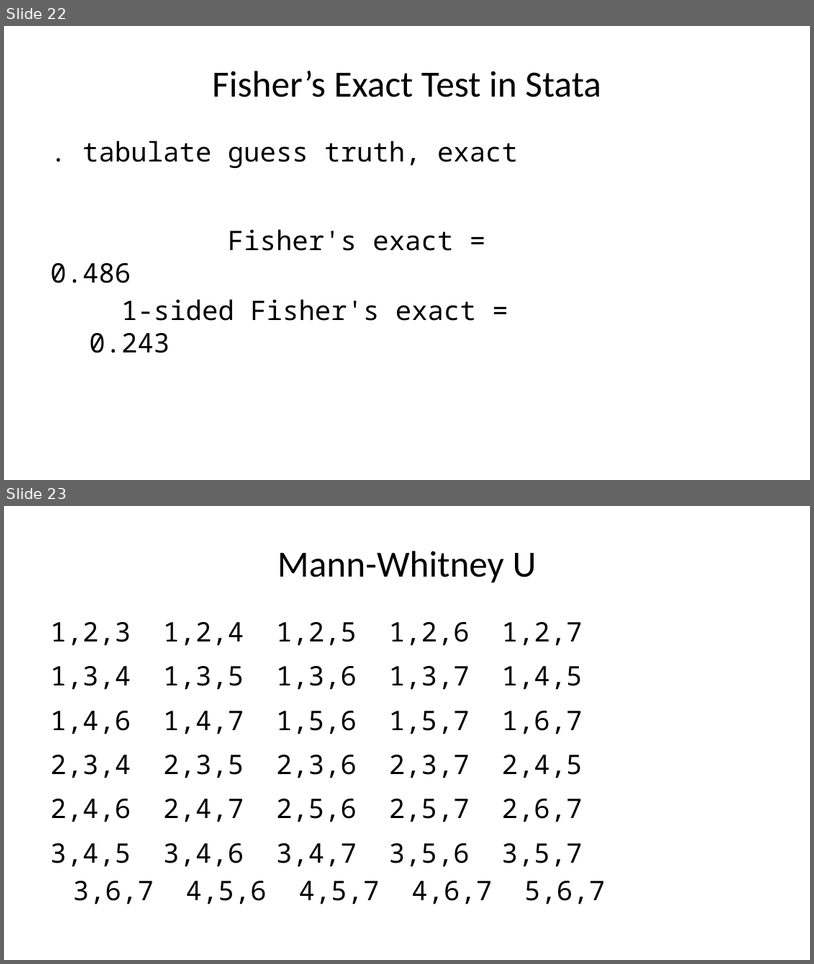
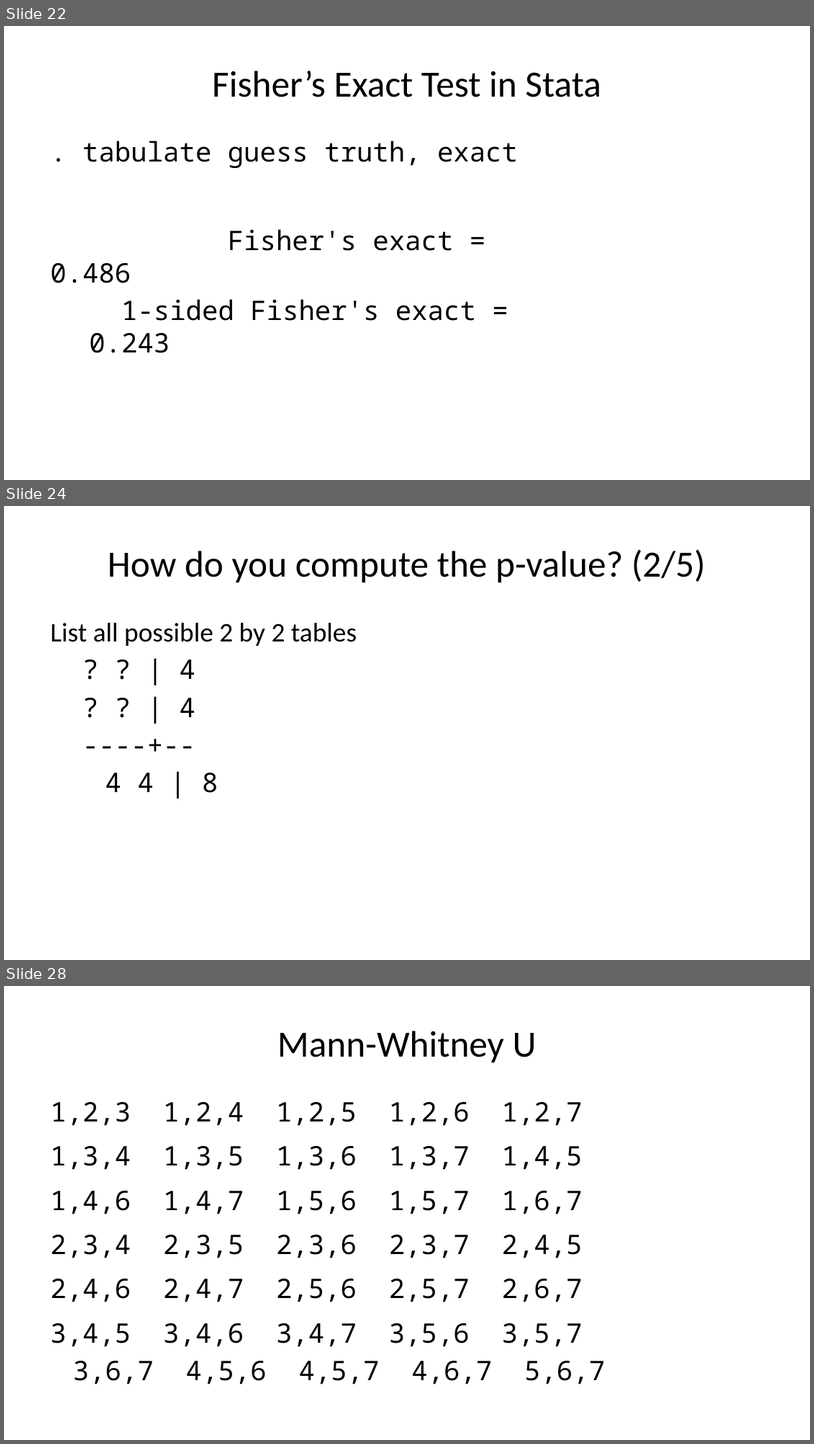
Before and after one commit to pmean/talks, a slide deck: exact-tests/results/exact-and-randomization-tests.pptx. Shown one above the other, each under a label of ours: slides 22 and 23 before the commit, slides 22, 24 and 28 after it; the slides between them are not shown. The pictures are 814x964 and 814x1444 pixels, drawn with LibreOffice and Linux fonts; fonts in the diff are those of the drawing. Boxes give left, top, right and bottom in pixels: in the first picture for what was removed or moved away, otherwise in the second. Text is boxed around its words. In the diff, an @@ line names an element or a change of style, - is before the commit and + after.

```diff
--- a/exact-tests/results/exact-and-randomization-tests.pptx
+++ b/exact-tests/results/exact-and-randomization-tests.pptx
@@ slide 24 added at [4, 506, 810, 960], background #FFFFFF @@
@@ title added at [108, 549, 706, 583], 44 pt, text #000000 @@
+How do you compute the p-value? (2/5)
@@ text added at [50, 623, 357, 793], 32 pt, text #000000 @@
+List all possible 2 by 2 tables
+? ? | 4
+? ? | 4
+----+--
+4 4 | 8
@@ what was slide 23 is now slide 28 @@
```
Also in this commit, not shown: 6 other slides added, 1 other file.
